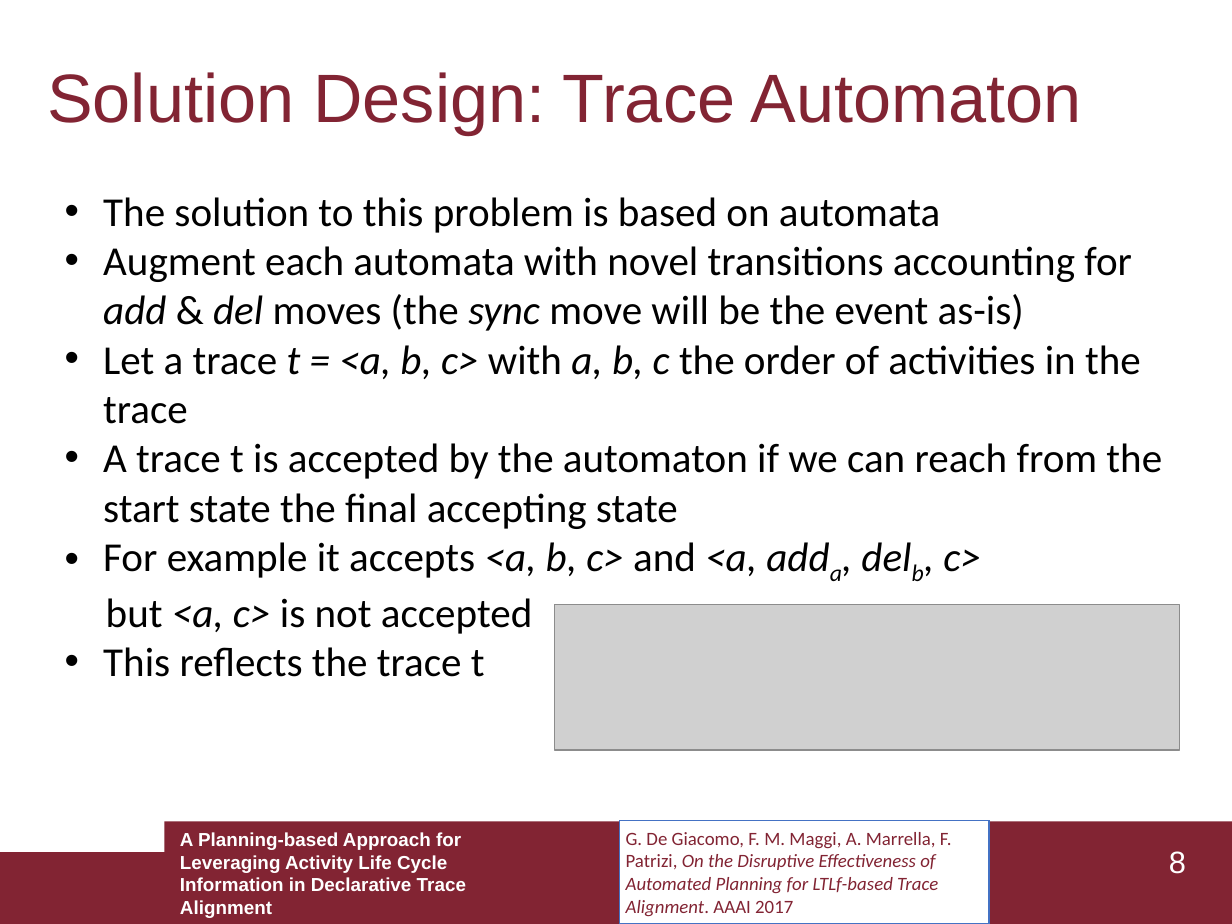
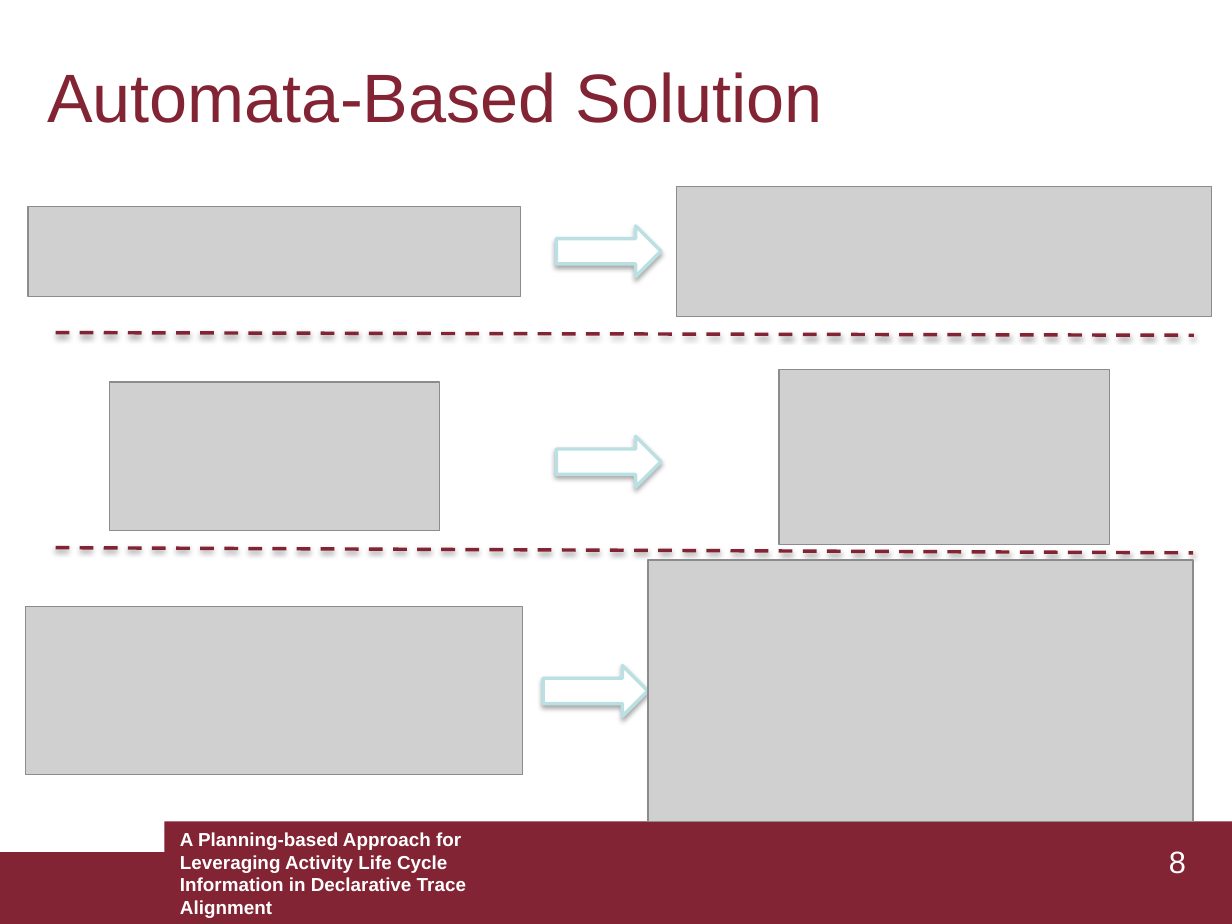
Before and after one commit to GianmarcoBordin/LifeCycleAligner, a slide deck: slide 8 of presentation/Thesis_presentation.pptx. Drawn at 1232x924 pixels with LibreOffice and Linux fonts; fonts in the diff are those of the drawing; grey boxes stand for pictures. Boxes give left, top, right and bottom in pixels: in the first picture for what was removed or moved away, otherwise in the second. Text is boxed around its words. In the diff, an @@ line names an element or a change of style, - is before the commit and + after.

```diff
--- a/presentation/Thesis_presentation.pptx
+++ b/presentation/Thesis_presentation.pptx
@@ text at (47, 72, 823, 123): text changed @@
-Solution Design: Trace Automaton
+Automata-Based Solution
@@ picture added at (28, 207, 521, 297) @@
@@ text removed at (103, 197, 1162, 677) @@
-• The solution to this problem is based on automata
-• Augment each automata with novel transitions accounting for add & del moves (the sync move will be the event as-is)
-• Let a trace t = <a, b, c> with a, b, c the order of activities in the trace
-• A trace t is accepted by the automaton if we can reach from the start state the final accepting state
-• For example it accepts <a, b, c> and <a, adda, delb, c>
-but <a, c> is not accepted
-• This reflects the trace t
@@ picture added at (676, 186, 1211, 317) @@
@@ right arrow added at (557, 225, 662, 276), fill #FFFFFF, outline #BBE0E3 2 pt @@
@@ line added from (55, 333) to (1194, 335), #822433 2 pt dashed @@
@@ picture added at (110, 382, 440, 531) @@
@@ picture added at (779, 370, 1109, 545) @@
@@ right arrow added at (557, 436, 662, 487), fill #FFFFFF, outline #BBE0E3 2 pt @@
@@ line added from (55, 548) to (1193, 553), #822433 2 pt dashed @@
@@ picture added at (648, 561, 1193, 822) @@
@@ picture added at (26, 606, 522, 775) @@
@@ picture removed at (554, 604, 1179, 749) @@
@@ right arrow added at (543, 665, 648, 716), fill #FFFFFF, outline #BBE0E3 2 pt @@
@@ rectangle removed at (620, 821, 989, 924) @@
-G. De Giacomo, F. M. Maggi, A. Marrella, F. Patrizi, On the Disruptive Effectiveness of Automated Planning for LTLf-based Trace Alignment. AAAI 2017
```
Also in this commit, not shown: 12 other slides changed, 6 slides removed.
